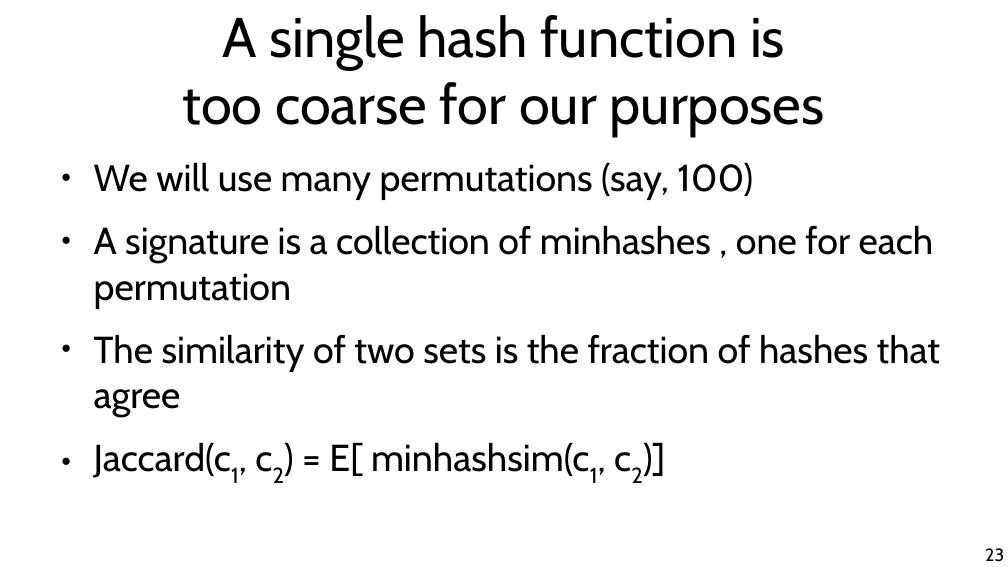
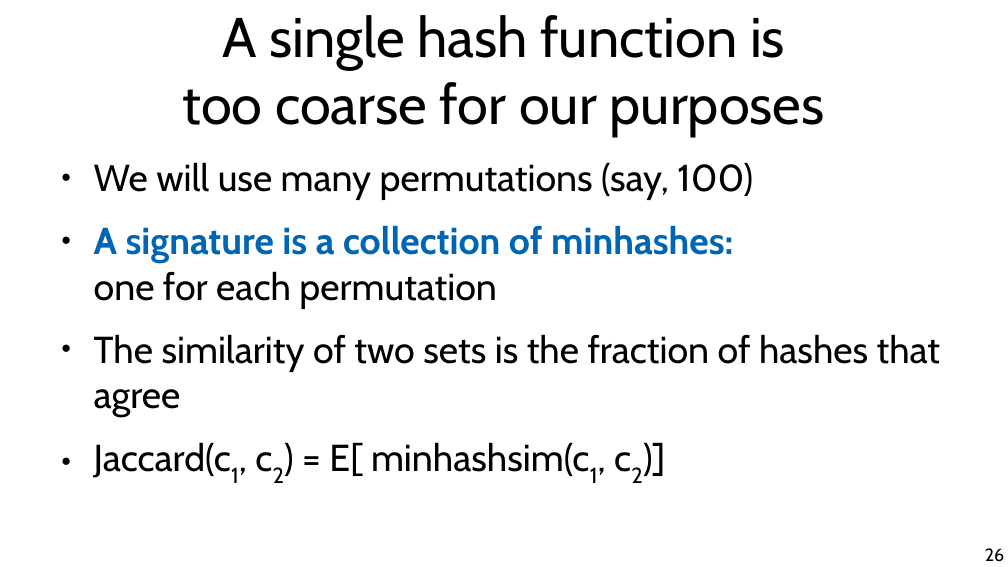
Before and after one commit to marco-calautti/data-mining-course, a slide deck: slide 26 of theory/tt04_fast_near_neighbor.odp (slide 23 before the commit). Drawn at 1008x567 pixels with LibreOffice and Linux fonts; fonts in the diff are those of the drawing. Boxes give left, top, right and bottom in pixels: in the first picture for what was removed or moved away, otherwise in the second. Text is boxed around its words. In the diff, an @@ line names an element or a change of style, - is before the commit and + after.

```diff
--- a/theory/tt04_fast_near_neighbor.odp
+++ b/theory/tt04_fast_near_neighbor.odp
@@ text at bbox=[94, 225, 733, 309]: text changed; text colour #000000 to #0066B3; bold on @@
-● A signature is a collection of minhashes , one for each permutation
+● A signature is a collection of minhashes:
+  one for each permutation
@@ page number at bbox=[985, 548, 1004, 562]: text changed @@
-23
+26
```
Also in this commit, not shown: 26 other slides changed, 6 slides added, 1 other file.
